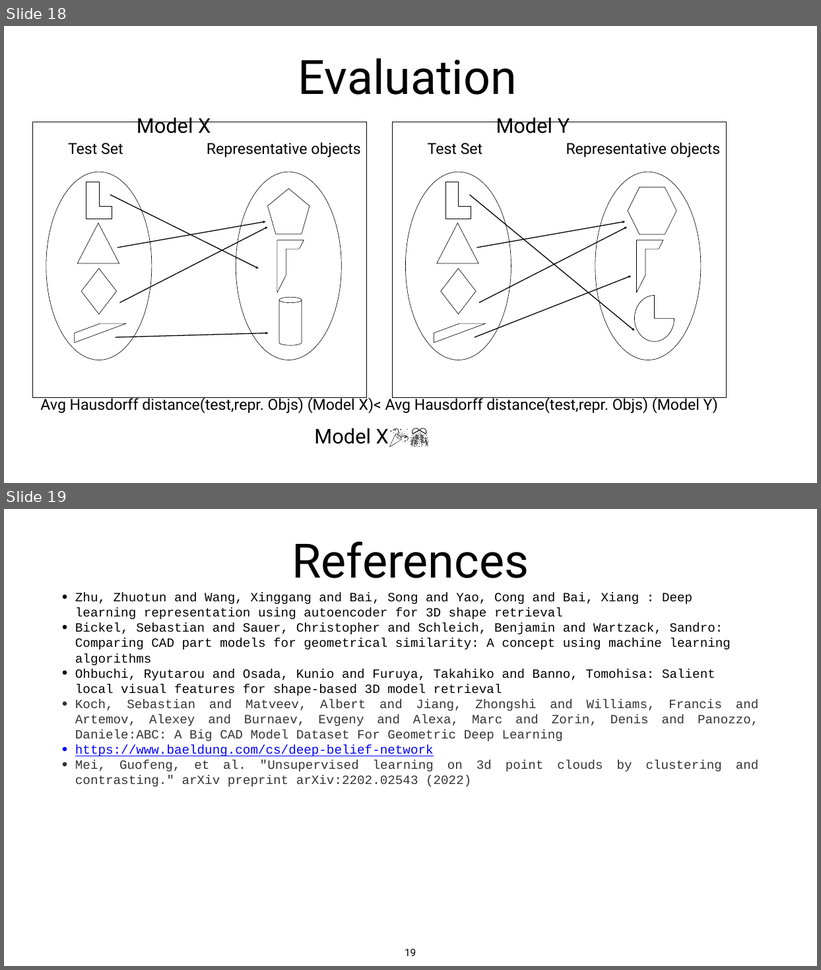
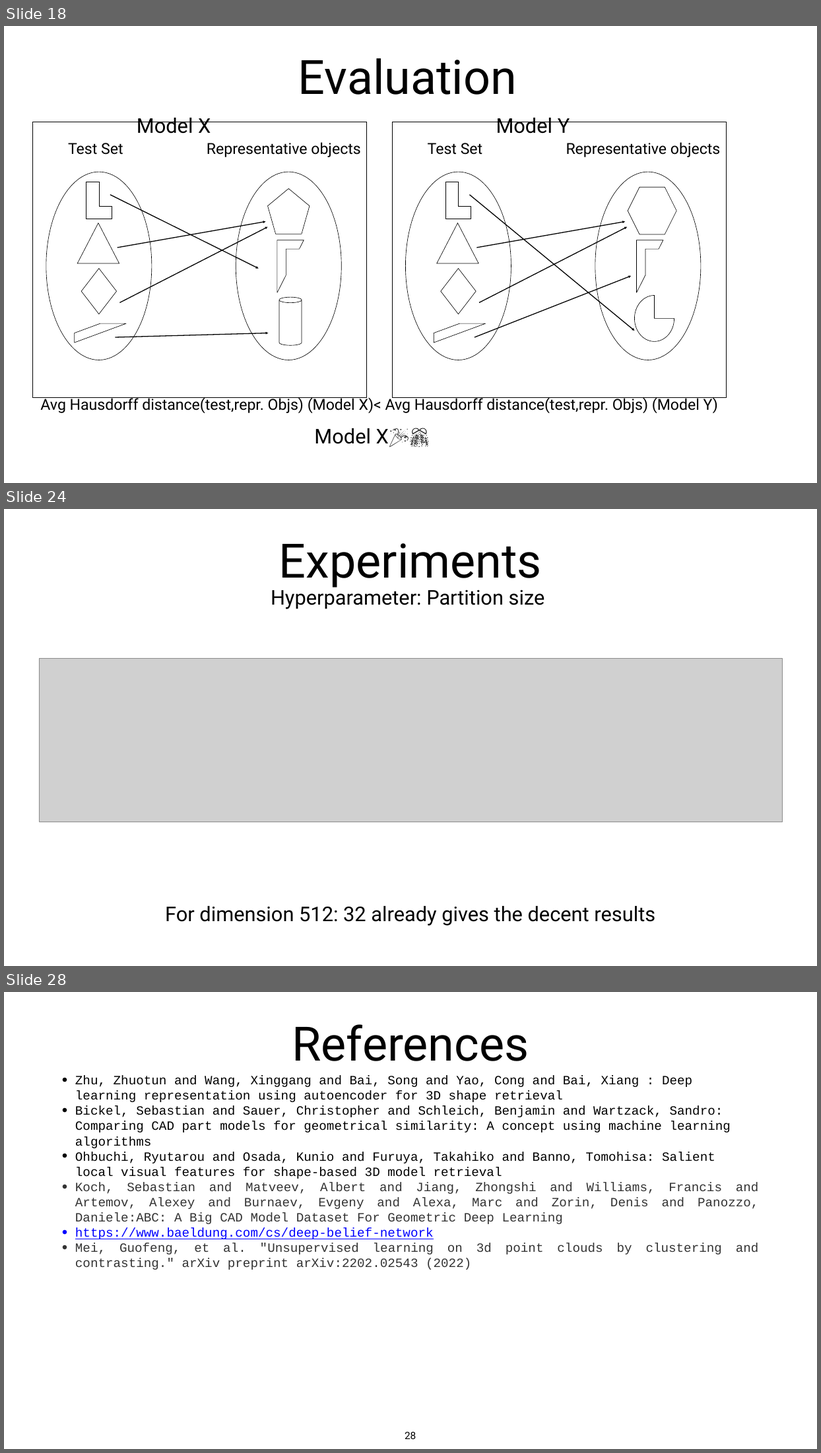
Before and after one commit to snehabanerjee2017/Thesis-Documentation, a slide deck: workshop_presentation.pptx. Shown one above the other, each under a label of ours: slides 18 and 19 before the commit, slides 18, 24 and 28 after it; the slides between them are not shown. The pictures are 821x970 and 821x1453 pixels, drawn with LibreOffice and Linux fonts; fonts in the diff are those of the drawing; grey boxes stand for pictures. Boxes give left, top, right and bottom in pixels: in the first picture for what was removed or moved away, otherwise in the second. Text is boxed around its words. In the diff, an @@ line names an element or a change of style, - is before the commit and + after.

```diff
--- a/workshop_presentation.pptx
+++ b/workshop_presentation.pptx
@@ slide 24 added at box(4, 509, 817, 966), background #FFFFFF @@
@@ title added at box(279, 543, 542, 588), 112 pt, text #000000 @@
+Experiments
@@ text added at box(271, 587, 545, 609), 48 pt, text #000000 @@
+Hyperparameter: Partition size
@@ picture added at box(39, 658, 782, 822) @@
@@ text added at box(165, 906, 655, 926), 48 pt, text #000000 @@
+For dimension 512: 32 already gives the decent results
@@ what was slide 19 is now slide 28 @@
@@ page number at box(405, 1432, 416, 1439): text changed @@
-19
+28
```
Also in this commit, not shown: 8 other slides added.
